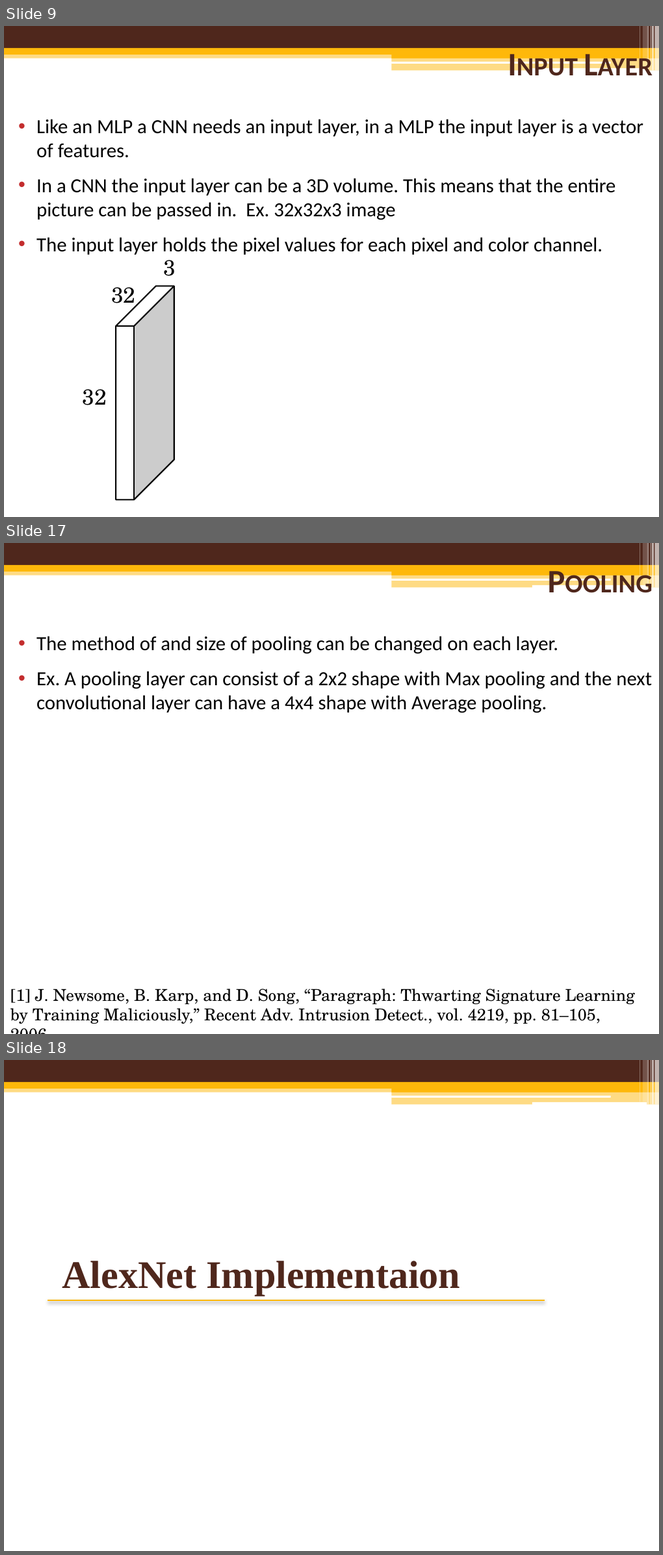
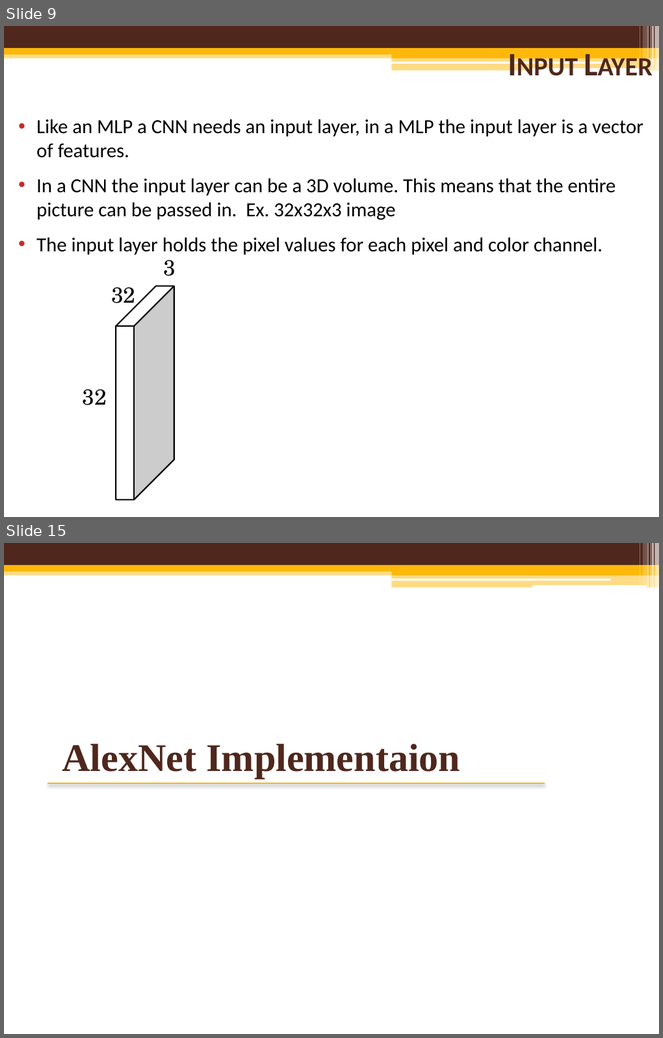
Before and after one commit to mcguires5/MachineLearning1, a slide deck: ConvolutionNeuralNetwork.pptx. Shown one above the other, each under a label of ours: slides 9, 17 and 18 before the commit, slides 9 and 15 after it; the slides between them are not shown. The pictures are 663x1555 and 663x1038 pixels, drawn with LibreOffice and Linux fonts; fonts in the diff are those of the drawing; background and template pictures are left out. Boxes give left, top, right and bottom in pixels: in the first picture for what was removed or moved away, otherwise in the second. Text is boxed around its words. In the diff, an @@ line names an element or a change of style, - is before the commit and + after.

```diff
--- a/ConvolutionNeuralNetwork.pptx
+++ b/ConvolutionNeuralNetwork.pptx
@@ slide 17 removed at [4,543,659,1034], background picture (left out); not listed: 13 template elements that a slide beside it also shows @@
@@ text removed at [36,636,652,713] @@
-• The method of and size of pooling can be changed on each layer.
-• Ex. A pooling layer can consist of a 2x2 shape with Max pooling and the next convolutional layer can have a 4x4 shape with Average pooling.
@@ title removed at [252,636,312,654] @@
-Pooling
@@ text removed at [10,989,635,1025] @@
-[1] J. Newsome, B. Karp, and D. Song, “Paragraph: Thwarting Signature Learning by Training Maliciously,” Recent Adv. Intrusion Detect., vol. 4219, pp. 81–105, 2006.
@@ what was slide 18 is now slide 15 @@
```
Also in this commit, not shown: 8 slides changed, 3 slides added, 3 other slides removed.
